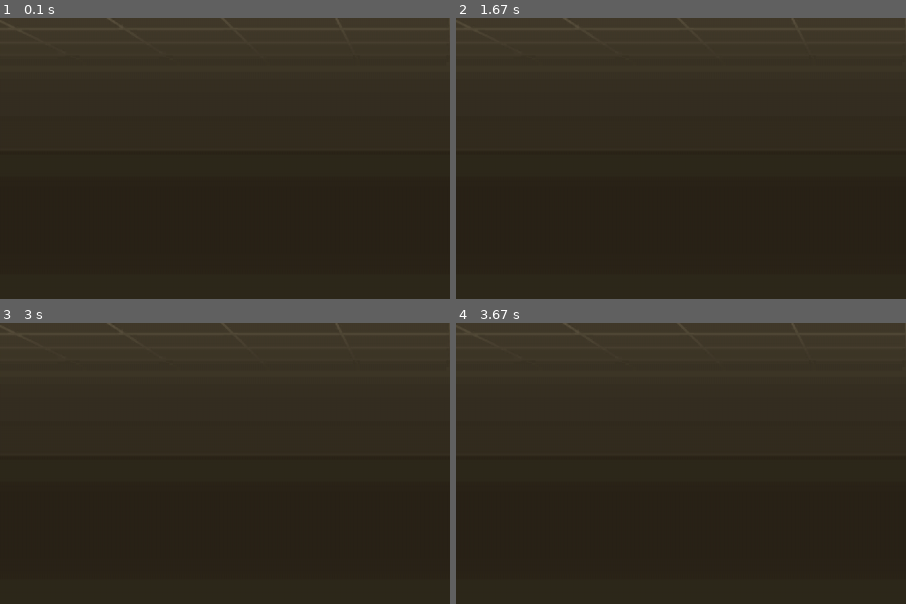
Above: before the commit, frames 1-4 (two rows, left to right).
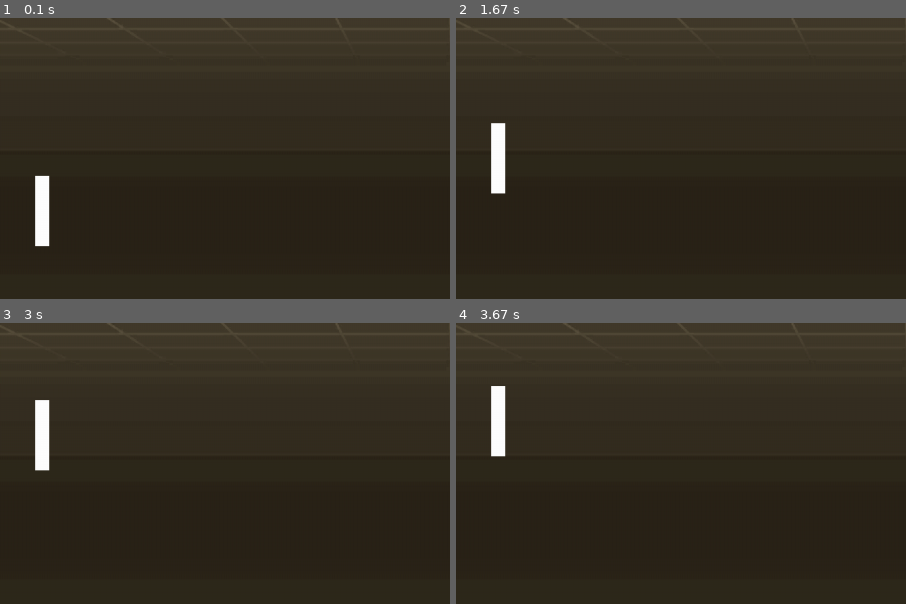
Above: after the commit, the same moments.

Repository: thomas-mosset/pong-pygame
Game: pygame game, started from src/main.py
Same seed, same stepped clock (60 frames per second), same inputs: the game is played once before the commit and once after it.
Inputs:
- Up to frame 1 (0.1 s): no input
- Up to frame 2 (1.67 s): tap Z at 0.33, 0.73, 1.03, 1.23, 1.57 s
- Up to frame 3 (3 s): tap Z at 1.87, 2.07, 2.37, 2.97 s; tap S at 2.57 s
- Up to frame 4 (3.67 s): tap Z at 3.3, 3.6 s; tap S at 3.38 s
The pictures show only the part of the screen within x 0-50%, y 16-66%; the shares and areas given below are measured in that part.

The runs differ from the first frame. In frame 1, 0.9% of the frame differs, in the area x 7-12%, y 55-82%; in frame 2, 0.8%; in frame 3, 0.8%; in frame 4, 0.8%.

Commit message:
players - right player (display + move)

Diff:
--- a/src/game.py
+++ b/src/game.py
@@ -5,3 +5,20 @@
 
 import pygame
 import settings
+
+class Paddle:
+    def __init__(self, x, y):
+        self.width = 20
+        self.height = 100
+        self.color = settings.WHITE
+        self.speed = 5
+        self.rect = pygame.Rect(x, y, self.width, self.height)
+
+    def move_up(self):
+        self.rect.y -= self.speed
+
+    def move_down(self):
+        self.rect.y += self.speed
+
+    def draw(self, surface):
+        pygame.draw.rect(surface, self.color, self.rect)
--- a/src/main.py
+++ b/src/main.py
@@ -4,6 +4,8 @@
 import os
 import pygame
 import settings # import all settings from the settings.py file
+
+from game import Paddle
 
 image_path = os.path.join(os.path.dirname(__file__), '..', 'assets', 'images', 'freepik__bg.png')
 background = pygame.image.load(image_path)
@@ -12,6 +14,8 @@
 
 # game init
 pygame.init()
+
+right_player = Paddle(50, settings.SCREEN_HEIGHT // 2 - 50)
 
 # game's screen
 screen = pygame.display.set_mode((settings.SCREEN_WIDTH, settings.SCREEN_HEIGHT))
@@ -25,6 +29,14 @@
 while running:
     clock.tick(settings.FPS) # limit the game to 60 FPS
 
+    # keys management
+    keys = pygame.key.get_pressed()
+    if keys[pygame.K_z]: # Z keyboard key
+        right_player.move_up()
+
+    if keys[pygame.K_s]: # S keyboard key
+        right_player.move_down()
+
     for event in pygame.event.get():
         if event.type == pygame.QUIT:
             running = False # quit the game, if player close the game screen
@@ -32,6 +44,9 @@
     # fill the screen with our image
     screen.blit(background, (0, 0))
 
+    # display player
+    right_player.draw(screen)
+
     # update / refresh the display of the game
     pygame.display.flip()
 
--- a/src/settings.py
+++ b/src/settings.py
@@ -4,6 +4,7 @@
 
 # Colors (R, G , B)
 BLACK = (0, 0, 0)
+WHITE = (255, 255, 255)
 
 # Game settings
 GAME_TITLE = "Pong"
